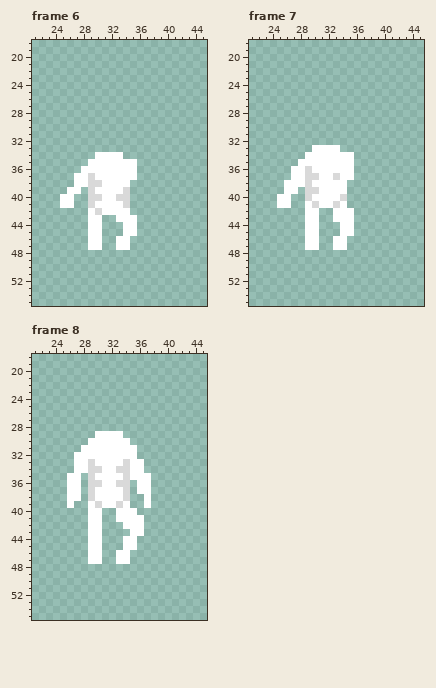
Pixel-art file -- Assets/Art/Characters/Player/Roll/Player_Roll_Down.aseprite. Above: the version before the commit.
64x64 pixels, 8 frames. Colours within 5 levels of each other are drawn and written as one. Shown: frame 6: x 21..45, y 18..55; frame 7: x 21..45, y 18..55; frame 8: x 21..45, y 18..55. The commit also changed other frames, which this record leaves out.
The result:
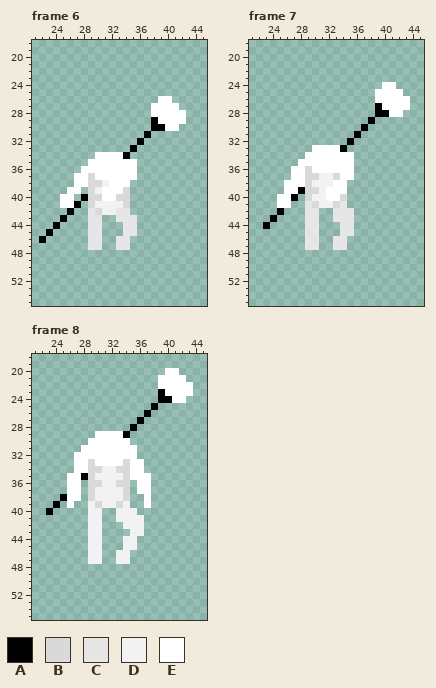
Palette (. is transparent): A #000000  B #d9d9d9  C #e6e6e6  D #f2f2f2  E #ffffff
Author's note on the commit: Body Roll Anims
The exact change:
layer "Weapons/Staff" now shown
Changed rows in their new state; - is an unchanged pixel.
Frame 6:
first column x 34:
26 -----EE--
27 ----EEEE-
28 ----EEEEE
29 ----AEEEE
30 ----AAEE-
31 ---A-----
32 --A------
33 -A-------
34 A--------
first column x 22:
38 ---------D----
39 --------D-----
40 ------A-------
41 -----A--DDDD--
42 ----A--C-DDCC-
43 ---A---CC--CCC
44 --A----CC---CC
45 -A-----CC---CC
46 A------CC--CC-
47 -------CC--CC-
Frame 7:
first column x 34:
24 ------EE--
25 -----EEEE-
26 -----EEEEE
27 -----AEEEE
28 -----AAEE-
29 ----A-----
30 ---A------
31 --A-------
32 -A--------
33 A---------
first column x 23:
37 --------DD---
38 -------DDD---
39 -----A--D----
40 ----A--DD----
41 ------C-DD-C-
42 --A---CC--CCC
43 -A----CC--CCC
44 A-----CC---CC
45 ------CC---CC
46 ------CC--CC-
47 ------CC--CC-
Frame 8:
first column x 34:
20 ------EE--
21 -----EEEE-
22 -----EEEEE
23 -----AEEEE
24 -----AAEE-
25 ----A-----
26 ---A------
27 --A-------
28 -A--------
29 A---------
first column x 23:
34 --------DD----
35 -----A-DDDD---
36 --------DD----
37 -------DDDD---
38 --A----DDDD---
39 -A----D-DD-D--
40 A-----DD--DDD-
41 ------DD--DDDD
42 ------DD---DDD
43 ------DD----DD
44 ------DD---DD-
45 ------DD---DD-
46 ------DD--DD--
47 ------DD--DD--
Pixel boxes of the changes (left, top, right, bottom) in both pictures:
changed: (39, 96, 186, 250)
changed: (263, 82, 410, 250)
added: (123, 368, 193, 438)
changed: (46, 466, 144, 564)
